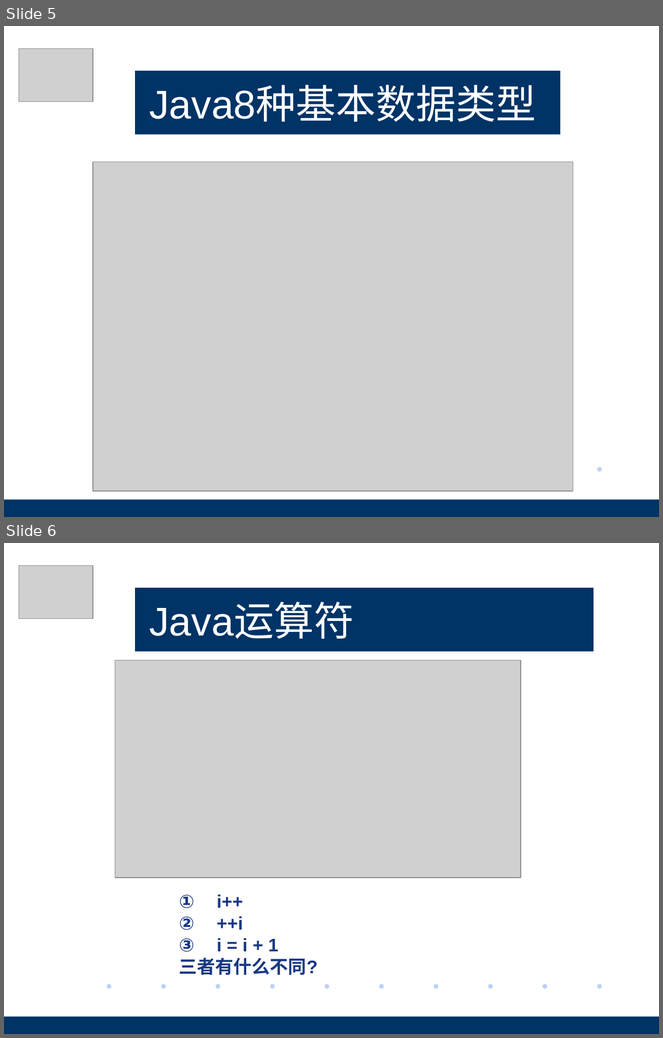
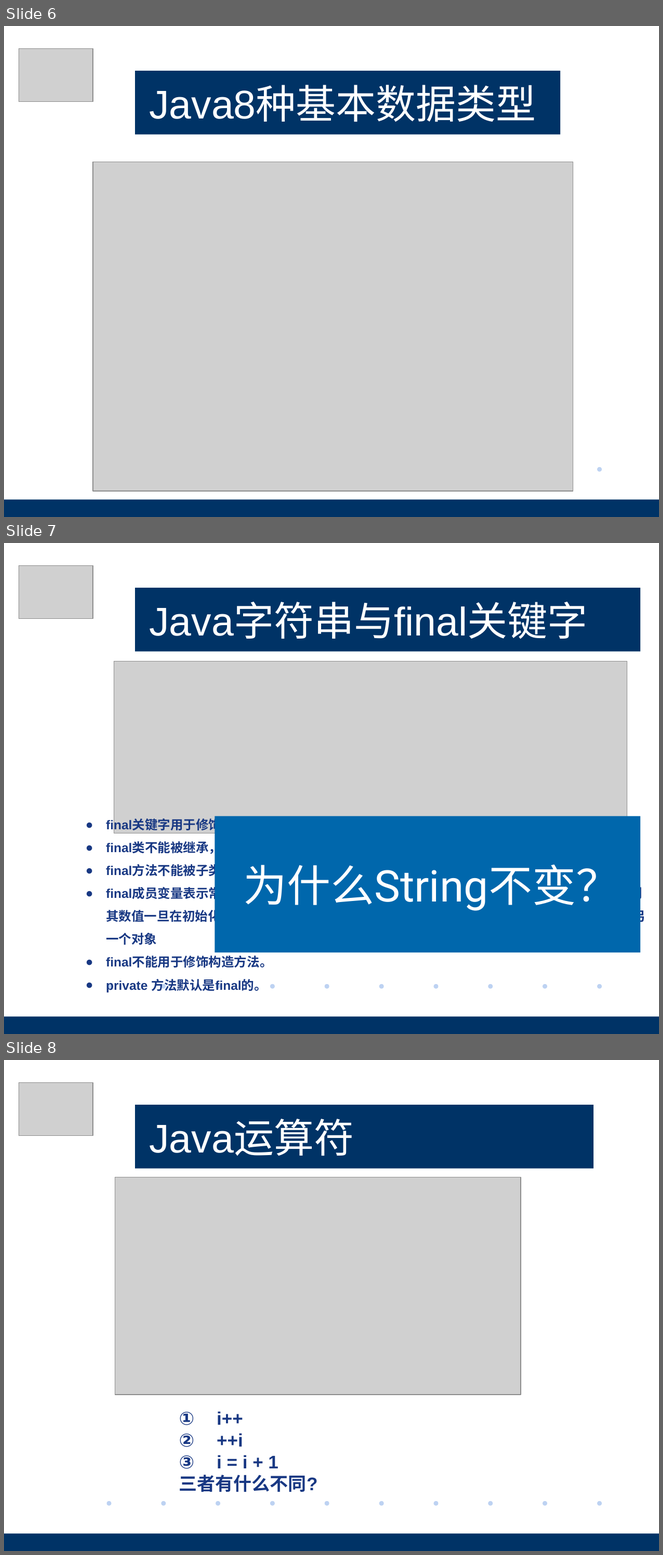
Before and after one commit to pez1420/peixun, a slide deck: Java基础/Java基础培训-基础语法.pptx. Shown one above the other, each under a label of ours: slides 5 and 6 before the commit, slides 6, 7 and 8 after it. The pictures are 663x1038 and 663x1555 pixels, drawn with LibreOffice and Linux fonts; fonts in the diff are those of the drawing; grey boxes stand for pictures; background and template pictures are left out. Boxes give left, top, right and bottom in pixels: in the first picture for what was removed or moved away, otherwise in the second. Text is boxed around its words. In the diff, an @@ line names an element or a change of style, - is before the commit and + after.

```diff
--- a/Java基础/Java基础培训-基础语法.pptx
+++ b/Java基础/Java基础培训-基础语法.pptx
@@ slide 7 added at bbox=[4, 543, 659, 1034], background #FFFFFF; not listed: 12 template elements that a slide beside it also shows @@
@@ picture added at bbox=[19, 566, 92, 619] @@
@@ title added at bbox=[135, 588, 641, 651], fill #003366, 44 pt, text #FFFFFF @@
+Java字符串与final关键字
@@ picture added at bbox=[114, 662, 627, 833] @@
@@ text added at bbox=[106, 819, 646, 993], 14 pt, text #183883, bold @@
+● final关键字用于修饰非抽象类、非抽象类成员方法和变量。
+● final类不能被继承，没有子类, final类中的方法默认是final的。
+● final方法不能被子类覆盖，但可以被继承。
+● final成员变量表示常量，只能被赋值一次，赋值后值不再改变。如果是基本数据类型的变量，则其数值一旦在初始化之后便不能更改；如果是引用类型的变量,其初始化之后便不能再让其指向另一个对象
+● final不能用于修饰构造方法。
+● private 方法默认是final的。
@@ rectangle added at bbox=[215, 816, 641, 953], fill #0067AC, 48 pt, text #FFFFFF @@
+为什么String不变？
@@ rectangle added at bbox=[550, 1021, 659, 1034], fill #003366 @@
@@ what was slide 5 is now slide 6 @@
@@ what was slide 6 is now slide 8 @@
```
Also in this commit, not shown: 1 slide changed, 21 other slides added, 1 slide removed, 3 other files.
